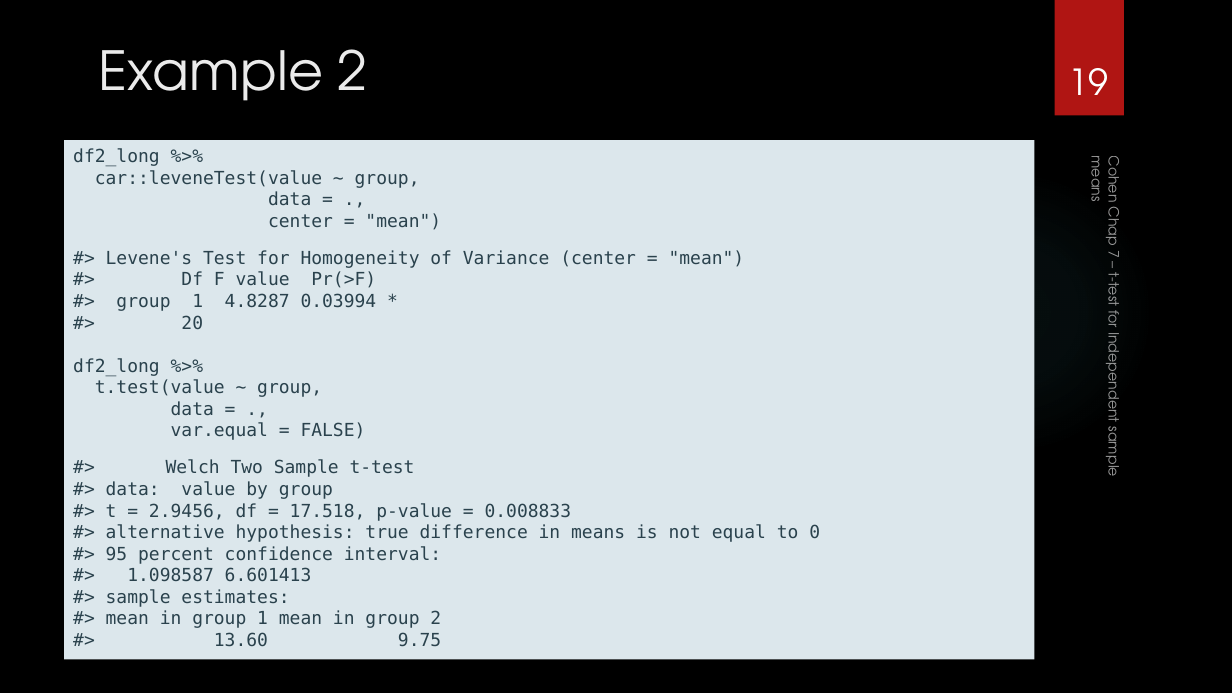
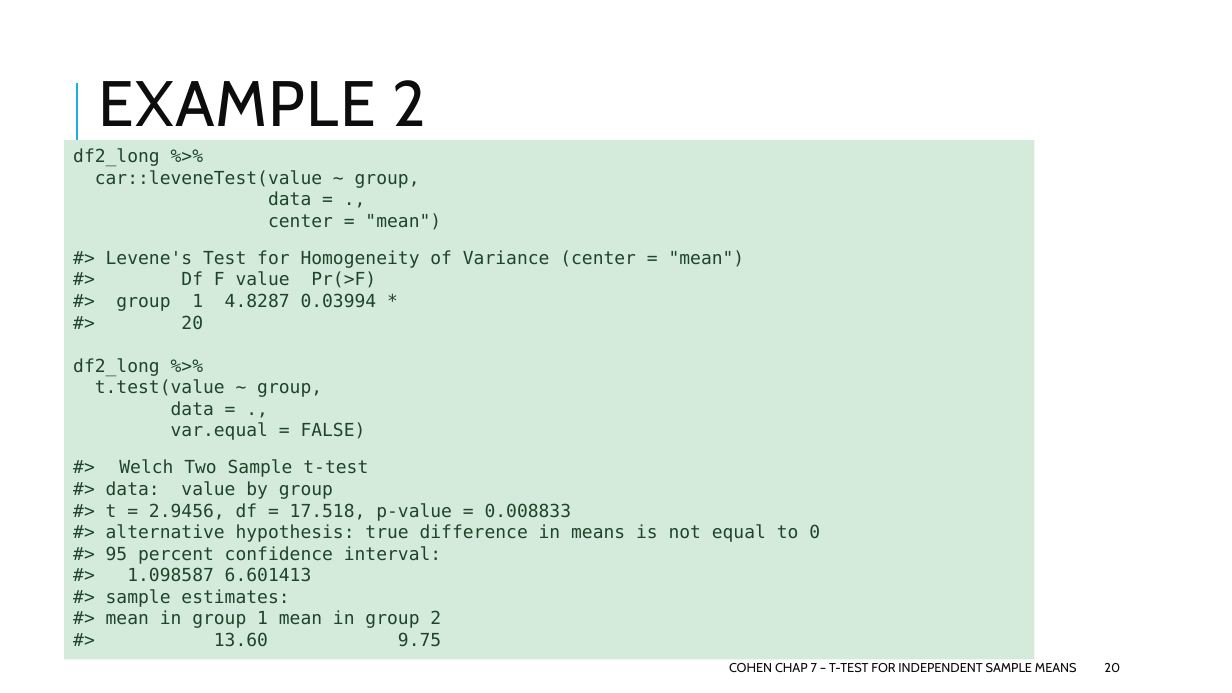
Before and after one commit to CEHS-research/PSY-6600_public, a slide deck: slide 20 of slides/ch7_t-test.pptx (slide 19 before the commit). Drawn at 1232x693 pixels with LibreOffice and Linux fonts; fonts in the diff are those of the drawing; background and template pictures are left out. Boxes give left, top, right and bottom in pixels: in the first picture for what was removed or moved away, otherwise in the second. Text is boxed around its words. In the diff, an @@ line names an element or a change of style, - is before the commit and + after.

```diff
--- a/slides/ch7_t-test.pptx
+++ b/slides/ch7_t-test.pptx
@@ background picture (left out) to #FFFFFF @@
@@ rectangle removed at [1055,0,1124,116] @@
@@ title "EXAMPLE 2" at [99,80,427,141]: vertical alignment top to middle @@
@@ line added from (77, 176) to (77, 83), #1CADE4 1.5 pt @@
@@ title at [99,80,427,141]: text changed; size 42 to 50 pt; font TeX Gyre Adventor to Cabin; text colour #EBEBEB to #0D0D0D @@
-Example 2
+EXAMPLE 2
@@ page number removed at [1069,68,1109,95] @@
-19
@@ rectangle "df2_long %>%" at [64,140,1034,660]: text colour #2A424D to #1F442A; fill #DCE7EC to #D4EBDB @@
@@ ellipse removed at [870,169,1154,454] @@
@@ text "COHEN CHAP 7 – T-TEST ..." at [729,663,1077,672]: vertical alignment bottom to middle; rotation 90 to 0 degrees @@
@@ text at [729,663,1077,672]: text changed; size 11 to 10 pt; font TeX Gyre Adventor to Cabin; text colour #FFFFFF at 60% opacity to #0D0D0D @@
-Cohen Chap 7 – t-test for Independent sample means
+COHEN CHAP 7 – T-TEST FOR INDEPENDENT SAMPLE MEANS
@@ page number added at [1104,663,1120,672], 10 pt, text #0D0D0D @@
+20
```
Also in this commit, not shown: 18 other slides changed, 2 slides added, 1 slide removed, 7 other files.
